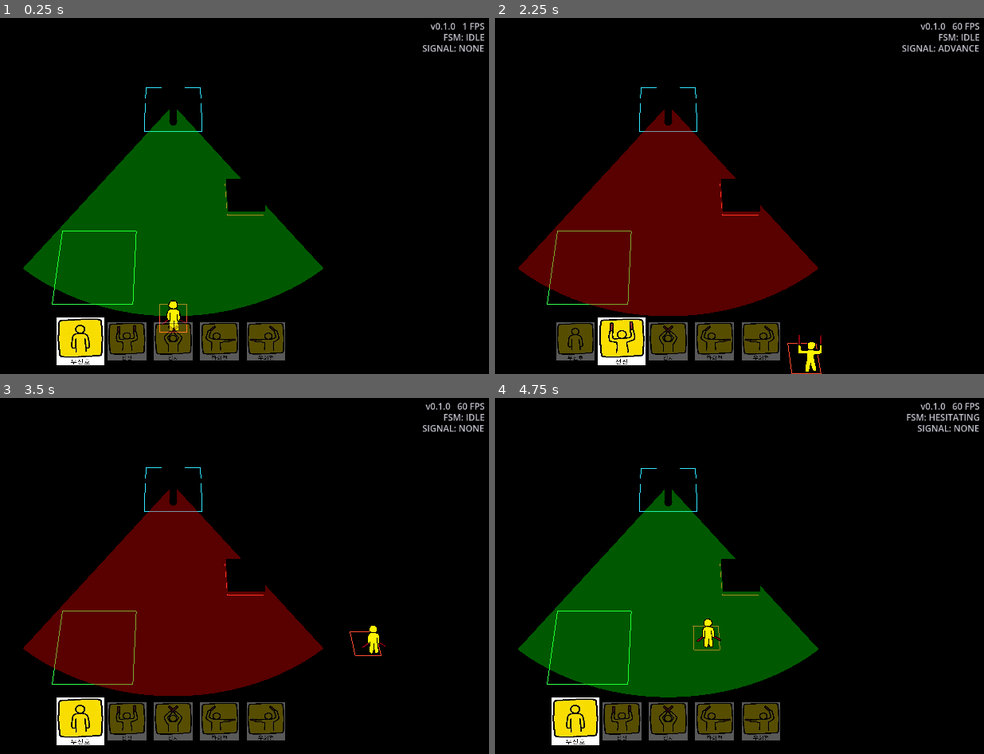
Above: before the commit, frames 1-4 (two rows, left to right).
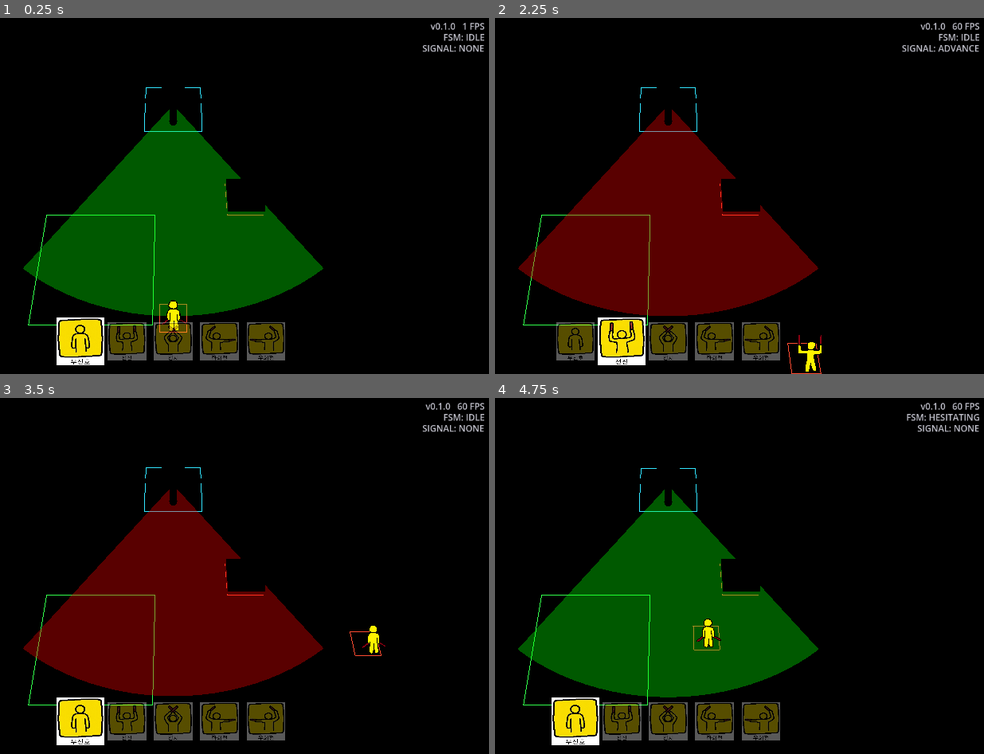
Above: after the commit, the same moments.

Repository: Leusin/project-godot-airport-marshaling-game
Game: Godot game, scene res://src/core/main_game/Main.tscn
The game is run twice, just before and just after one commit, with the same random seed, the same clock (stepped at 60 frames per second) and the same inputs.
Inputs:
- Up to frame 1 (0.25 s): no input
- Up to frame 2 (2.25 s): tap Enter (ui_accept) at 0.5, 0.77, 1.52, 2 s; hold D (move_right) 0.53-1.28 s; hold Up (signal_advance) 0.53-1.28 s; hold S (move_down) 1.28-2.03 s; tap Up (signal_advance) at 1.35 s; hold D (move_right) from 2.03 s (still down); hold Up (signal_advance) from 2.03 s (still down)
- Up to frame 3 (3.5 s): release D (move_right) at 2.78 s; release Up (signal_advance) at 2.78 s; hold W (move_up) from 2.78 s (still down); tap Up (signal_advance) at 2.85 s; tap Enter (ui_accept) at 3.02 s
- Up to frame 4 (4.75 s): release W (move_up) at 3.53 s; hold Up (signal_advance) 3.53-4.28 s; hold A (move_left) from 3.53 s (still down); tap Enter (ui_accept) at 3.77, 4.52 s; tap Up (signal_advance) at 4.35 s

The runs differ from the first frame. In frame 1, 0.3% of the frame differs, in the area x 5-32%, y 55-87%; in frame 2, 0.3%; in frame 3, 0.3%; in frame 4, 0.3%.

Commit message:
fix: 주차 판정 여유 확대 + 마샬러 충돌을 원형 히트박스로 변경
ParkingSpot 3.0->4.5로 확대해 완전 포함 판정 여유 늘림.
마샬러 충돌을 사각형 대신 원(반지름 0.45)으로 - 빌보드 스프라이트라 메쉬가
없어 기본 사각형으로 판정되던 것을 사람에 맞는 원형으로 명시.

Co-Authored-By: Claude Sonnet 4.6 <noreply@anthropic.com>

Diff:
--- a/src/core/main_game/Main.tscn
+++ b/src/core/main_game/Main.tscn
@@ -25,7 +25,7 @@
 albedo_color = Color(0.7, 0.3, 0.1, 1)
 
 [sub_resource type="BoxMesh" id="BoxMesh_parking"]
-size = Vector3(3.0, 0.05, 3.0)
+size = Vector3(4.5, 0.05, 4.5)
 
 [sub_resource type="StandardMaterial3D" id="StandardMaterial3D_parking"]
 albedo_color = Color(0.1, 0.8, 0.2, 1)
--- a/src/gameplay/aircraft/aircraft_collision.gd
+++ b/src/gameplay/aircraft/aircraft_collision.gd
@@ -4,12 +4,16 @@
 ## 비행기는 회전하는 사각형(OBB), 대상은 축정렬 사각형으로 보고 SAT로 겹침 판정.
 ## 대상은 씬 계층 경로가 아니라 그룹으로 찾는다 (트리 위치에 독립적, 다중 배치 지원).
 ##   parking  그룹: 비행기가 완전히 들어와야(포함) 유도 성공
-##   marshaller / obstacle 그룹 겹침 -> 게임 오버
+##   marshaller 그룹: 원형 히트박스로 판정 (사람은 사각형보다 원이 자연스러움) -> 게임 오버
+##   obstacle 그룹: 사각형 겹침 -> 게임 오버
 
 const SceneQuery = preload("res://src/core/utils/scene_query.gd")
 const Collision2D = preload("res://src/core/utils/collision_2d.gd")
 const CollisionShapes = preload("res://src/core/utils/collision_shapes.gd")
 const GameGroups = preload("res://src/core/game_groups.gd")
+
+## 마샬러는 3D 모델이 아니라 빌보드 스프라이트라 메쉬 크기를 못 읽으므로 고정 반지름을 쓴다.
+const MARSHALLER_HIT_RADIUS := 0.45
 
 @onready var _aircraft: Node3D = get_parent()
 
@@ -32,7 +36,7 @@
 			return
 
 	for hazard in get_tree().get_nodes_in_group(GameGroups.MARSHALLER):
-		if _overlaps(center, forward, hazard):
+		if _hits_marshaller(center, forward, hazard):
 			_game_manager.trigger_game_over()
 			return
 
@@ -46,6 +50,11 @@
 	return Collision2D.obb_overlap(
 		center, _self_half_extents, forward,
 		_to_xz(target.global_position), CollisionShapes.half_extents_xz(target), Vector2(0.0, 1.0))
+
+## 비행기(OBB)가 마샬러(원)와 겹치는지.
+func _hits_marshaller(center: Vector2, forward: Vector2, marshaller: Node3D) -> bool:
+	return Collision2D.obb_circle_overlap(
+		center, _self_half_extents, forward, _to_xz(marshaller.global_position), MARSHALLER_HIT_RADIUS)
 
 ## 비행기(OBB)가 대상(축정렬 사각형) 안에 완전히 들어와 있는지. 대상은 회전 안 한다고 봄.
 func _fully_within(center: Vector2, forward: Vector2, target: Node3D) -> bool:
Not shown, changed: DEVLOG.md
